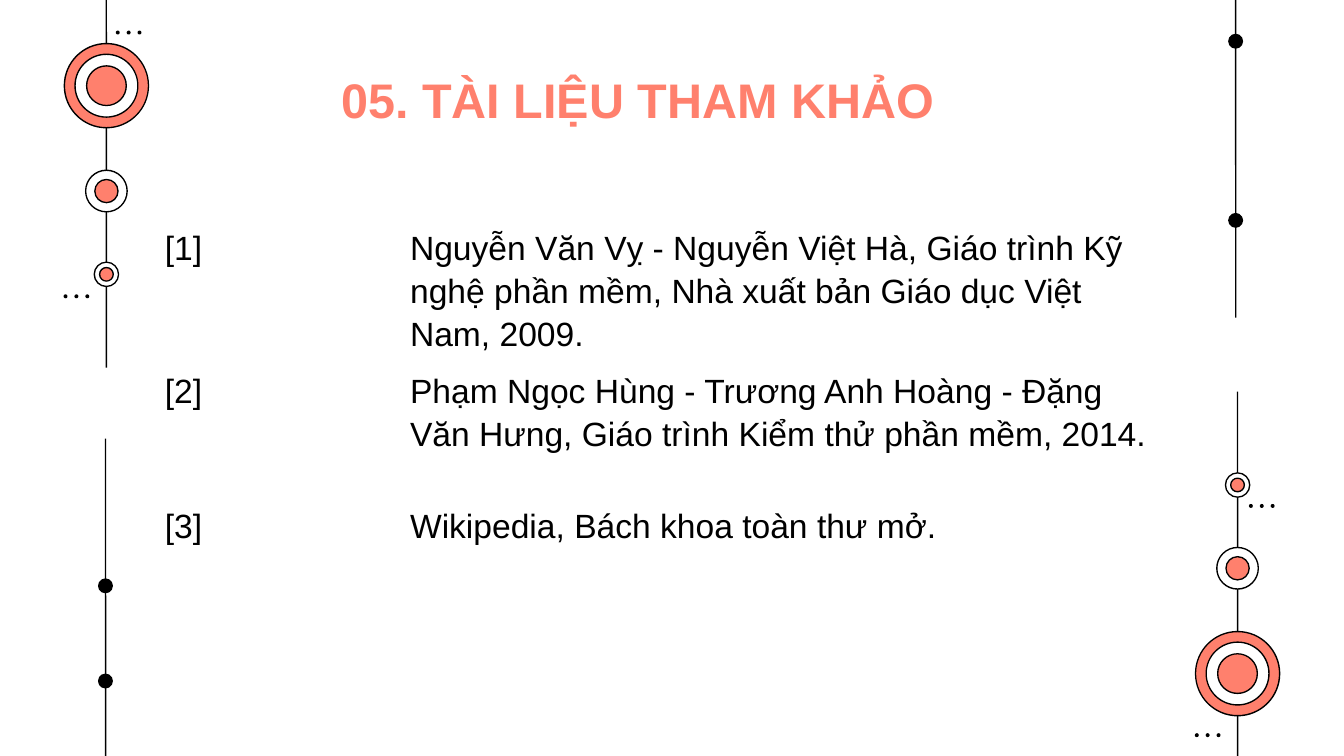
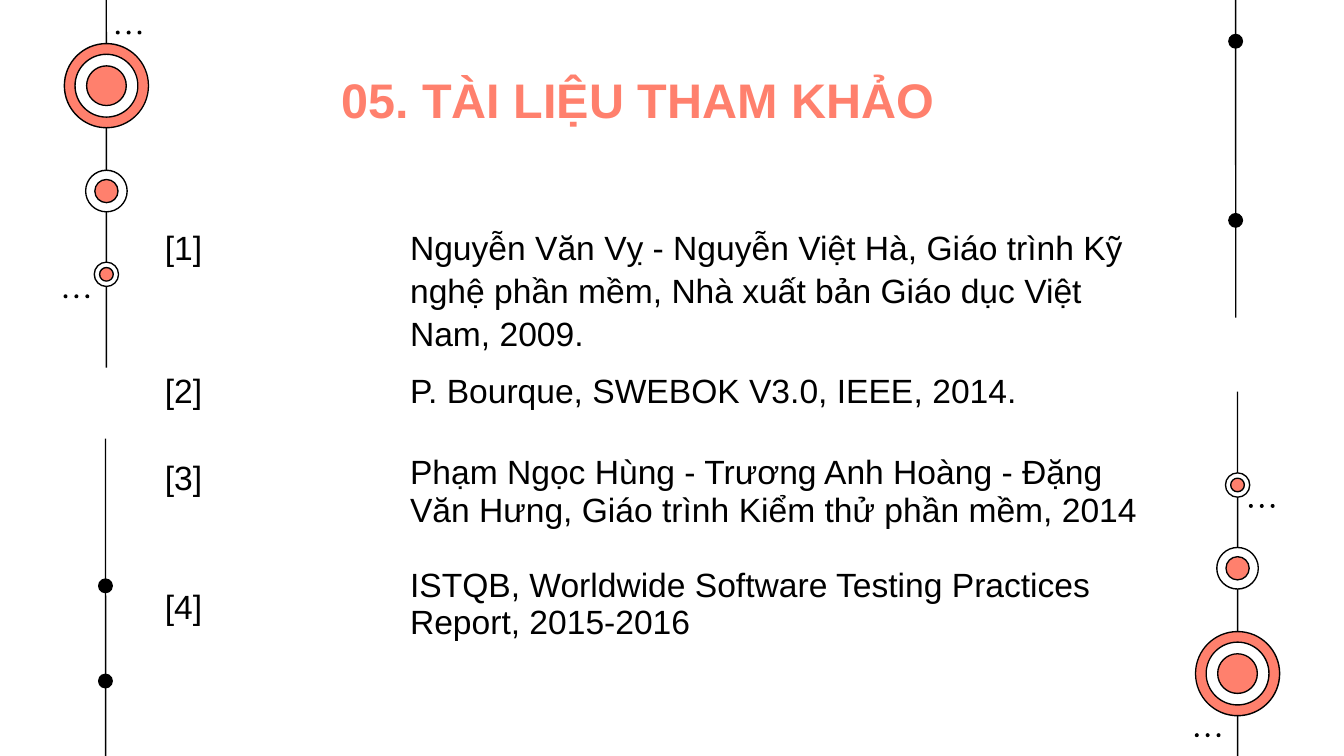
Before and after one commit to dtthvnh/VuThanhDat-2019600936, a slide deck: slide 15 of DATN-Selenium/BAOCAOKHOALUAN.pptx (slide 11 before the commit). Drawn at 1344x756 pixels with LibreOffice and Linux fonts; fonts in the diff are those of the drawing. Boxes give left, top, right and bottom in pixels: in the first picture for what was removed or moved away, otherwise in the second. Text is boxed around its words. In the diff, an @@ line names an element or a change of style, - is before the commit and + after.

```diff
--- a/DATN-Selenium/BAOCAOKHOALUAN.pptx
+++ b/DATN-Selenium/BAOCAOKHOALUAN.pptx
@@ table at [155, 218, 1163, 675] @@
-row 2: [2] | Phạm Ngọc Hùng - Trương Anh Hoàng - Đặng Văn Hưng, Giáo trình Kiểm thử phần mềm, 2014.
-row 3: [3] | Wikipedia, Bách khoa toàn thư mở.
+row 2: [2] / [3] / [4] | P. Bourque, SWEBOK V3.0, IEEE, 2014. / Phạm Ngọc Hùng - Trương Anh Hoàng - Đặng Văn Hưng, Giáo trình Kiểm thử phần mềm, 2014 / ISTQB, Worldwide Software Testing Practices Report, 2015-2016
```
Also in this commit, not shown: 3 other slides changed, 5 slides added, 1 slide removed, 5 other files.
